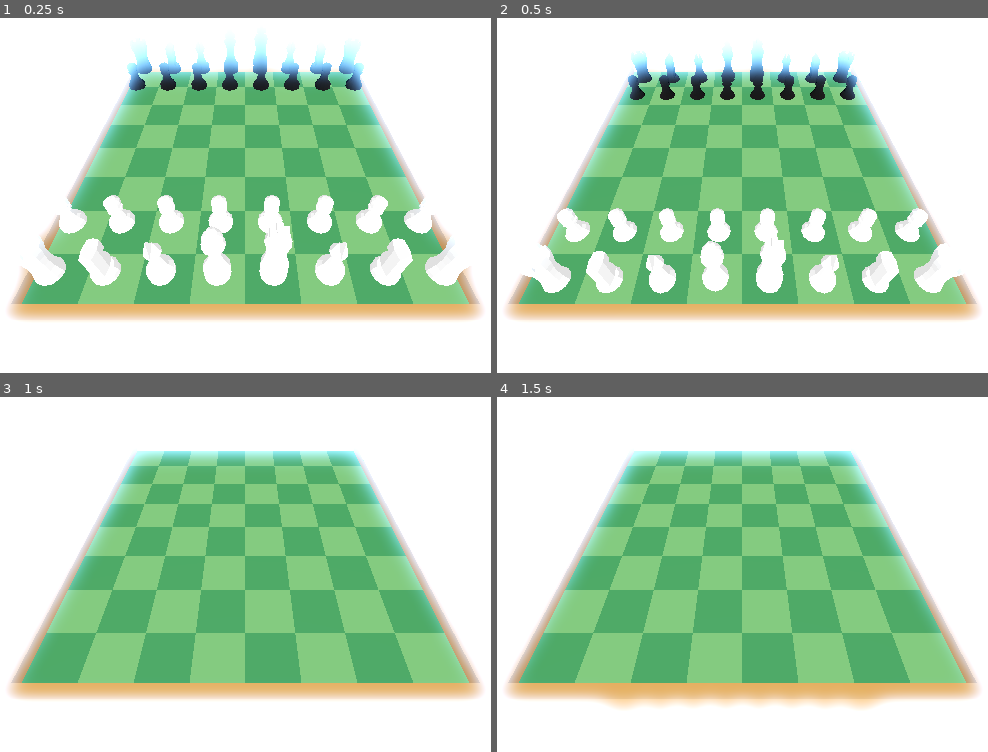
Above: before the commit, frames 1-4 (two rows, left to right).
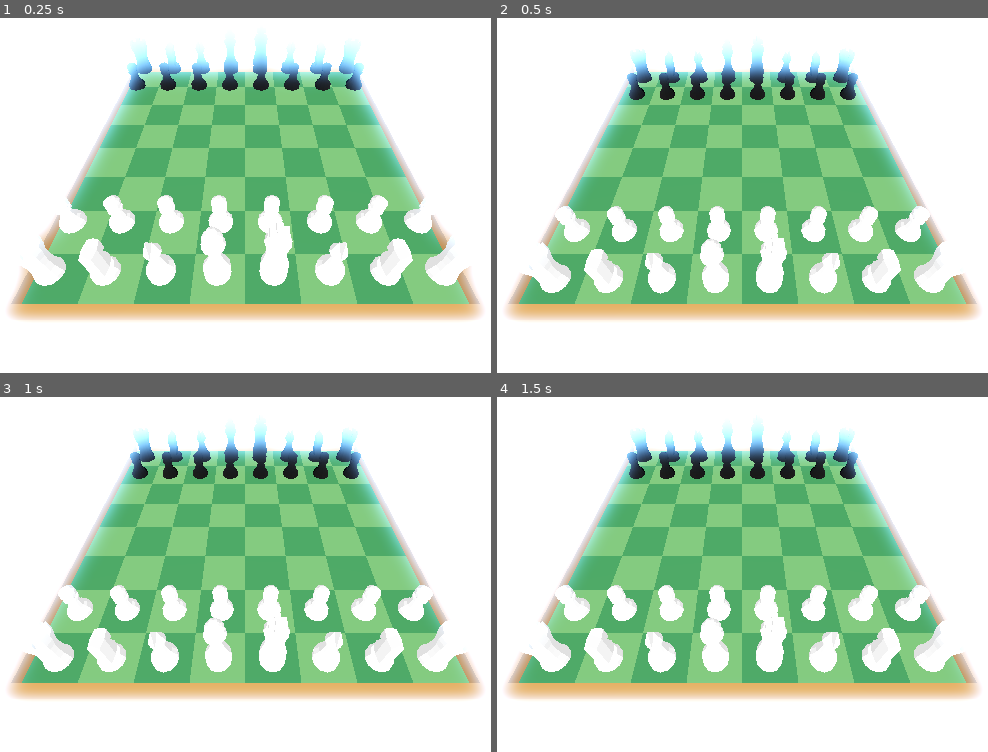
Above: after the commit, the same moments.

Repository: rickyguerin/Fairway-Chess-Jam-Submission
Game: Godot game, scene res://scenes/game.tscn
Two runs of this game, one before a commit and one after it. Both use one fixed random seed, a clock stepped at 60 frames per second and the inputs below.
Inputs (mouse positions are in pixels of both pictures, inside the frame that each line leads up to):
- Up to frame 1 (0.25 s): no input
- Up to frame 2 (0.5 s): no input
- Up to frame 3 (1 s): move the mouse to (422, 503) at 0.52 s; hold D (D) from 0.53 s (still down); click (422, 503) at 0.67 s; tap E (E) at 0.8 s
- Up to frame 4 (1.5 s): tap Enter at 1.25 s; move the mouse to (580, 549) at 1.27 s; release D (D) at 1.28 s; tap E (E) at 1.35 s; click (580, 549) at 1.42 s

Frame 1 is identical in both runs. In frame 2, 1.3% of the frame differs, in the area x 5-95%, y 7-78%; in frame 3, 11%; in frame 4, 13%, in the area x 5-95%, y 7-88%.

Commit message:
reorder game nodes

Diff:
--- a/godot/scenes/game.tscn
+++ b/godot/scenes/game.tscn
@@ -39,6 +39,9 @@
 [sub_resource type="BoxShape3D" id="BoxShape3D_a3an4"]
 size = Vector3(16, 2, 16)
 
+[sub_resource type="BoxShape3D" id="BoxShape3D_tvm3r"]
+size = Vector3(16, 2, 16)
+
 [node name="World" type="Node"]
 script = ExtResource("1_1yvmv")
 
@@ -49,7 +52,63 @@
 [node name="WorldEnvironment" type="WorldEnvironment" parent="."]
 environment = SubResource("Environment_8k3b6")
 
+[node name="OrbitCamera" parent="." instance=ExtResource("4_qw6ff")]
+
 [node name="board" parent="." instance=ExtResource("1_v7mcm")]
+
+[node name="Walls" type="Node" parent="."]
+
+[node name="NorthBody" type="StaticBody3D" parent="Walls"]
+transform = Transform3D(1, 0, 0, 0, 1, 0, 0, 0, 1, 0, 8, -9)
+collision_layer = 3
+collision_mask = 3
+input_ray_pickable = false
+
+[node name="Collision" type="CollisionShape3D" parent="Walls/NorthBody"]
+shape = SubResource("BoxShape3D_4p80u")
+
+[node name="EastBody" type="StaticBody3D" parent="Walls"]
+transform = Transform3D(1, 0, 0, 0, 1, 0, 0, 0, 1, 9, 8, 0)
+collision_layer = 3
+collision_mask = 3
+input_ray_pickable = false
+
+[node name="Collision" type="CollisionShape3D" parent="Walls/EastBody"]
+shape = SubResource("BoxShape3D_72h8m")
+
+[node name="SouthBody" type="StaticBody3D" parent="Walls"]
+transform = Transform3D(1, 0, 0, 0, 1, 0, 0, 0, 1, 0, 8, 9)
+collision_layer = 3
+collision_mask = 3
+input_ray_pickable = false
+
+[node name="Collision" type="CollisionShape3D" parent="Walls/SouthBody"]
+shape = SubResource("BoxShape3D_y4kb0")
+
+[node name="WestBody" type="StaticBody3D" parent="Walls"]
+transform = Transform3D(1, 0, 0, 0, 1, 0, 0, 0, 1, -9, 8, 0)
+collision_layer = 3
+collision_mask = 3
+input_ray_pickable = false
+
+[node name="Collision" type="CollisionShape3D" parent="Walls/WestBody"]
+shape = SubResource("BoxShape3D_hxko1")
+
+[node name="Roof" type="StaticBody3D" parent="Walls"]
+transform = Transform3D(1, 0, 0, 0, 1, 0, 0, 0, 1, 0, 17, 0)
+collision_layer = 3
+collision_mask = 3
+
+[node name="Collision" type="CollisionShape3D" parent="Walls/Roof"]
+shape = SubResource("BoxShape3D_a3an4")
+
+[node name="StaticBody3D" type="StaticBody3D" parent="Walls"]
+transform = Transform3D(1, 0, 0, 0, 1, 0, 0, 0, 1, 0, -1, 0)
+collision_layer = 3
+collision_mask = 3
+
+[node name="CollisionShape3D" type="CollisionShape3D" parent="Walls/StaticBody3D"]
+shape = SubResource("BoxShape3D_tvm3r")
 
 [node name="White Pieces" type="Node" parent="."]
 
@@ -150,51 +209,3 @@
 
 [node name="King" parent="Black Pieces" instance=ExtResource("12_ci14r")]
 transform = Transform3D(-1, 0, -8.74228e-08, 0, 1, 0, 8.74228e-08, 0, -1, 1, 1, -7)
-
-[node name="OrbitCamera" parent="." instance=ExtResource("4_qw6ff")]
-
-[node name="Walls" type="Node" parent="."]
-
-[node name="NorthBody" type="StaticBody3D" parent="Walls"]
-transform = Transform3D(1, 0, 0, 0, 1, 0, 0, 0, 1, 0, 8, -9)
-collision_layer = 3
-collision_mask = 3
-input_ray_pickable = false
-
-[node name="Collision" type="CollisionShape3D" parent="Walls/NorthBody"]
-shape = SubResource("BoxShape3D_4p80u")
-
-[node name="EastBody" type="StaticBody3D" parent="Walls"]
-transform = Transform3D(1, 0, 0, 0, 1, 0, 0, 0, 1, 9, 8, 0)
-collision_layer = 3
-collision_mask = 3
-input_ray_pickable = false
-
-[node name="Collision" type="CollisionShape3D" parent="Walls/EastBody"]
-shape = SubResource("BoxShape3D_72h8m")
-
-[node name="SouthBody" type="StaticBody3D" parent="Walls"]
-transform = Transform3D(1, 0, 0, 0, 1, 0, 0, 0, 1, 0, 8, 9)
-collision_layer = 3
-collision_mask = 3
-input_ray_pickable = false
-
-[node name="Collision" type="CollisionShape3D" parent="Walls/SouthBody"]
-shape = SubResource("BoxShape3D_y4kb0")
-
-[node name="WestBody" type="StaticBody3D" parent="Walls"]
-transform = Transform3D(1, 0, 0, 0, 1, 0, 0, 0, 1, -9, 8, 0)
-collision_layer = 3
-collision_mask = 3
-input_ray_pickable = false
-
-[node name="Collision" type="CollisionShape3D" parent="Walls/WestBody"]
-shape = SubResource("BoxShape3D_hxko1")
-
-[node name="Roof" type="StaticBody3D" parent="Walls"]
-transform = Transform3D(1, 0, 0, 0, 1, 0, 0, 0, 1, 0, 17, 0)
-collision_layer = 3
-collision_mask = 3
-
-[node name="Collision" type="CollisionShape3D" parent="Walls/Roof"]
-shape = SubResource("BoxShape3D_a3an4")
Not shown: 1 places in godot/scenes/game.tscn that only renumber resources
